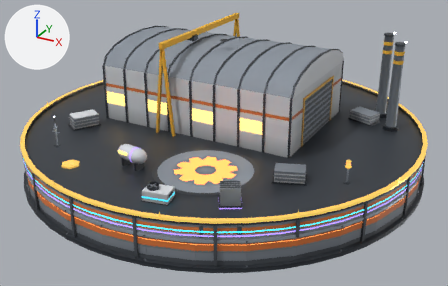
An edit to the glTF model assets/models/fabricator_xl.glb, drawn before and after from the same camera.
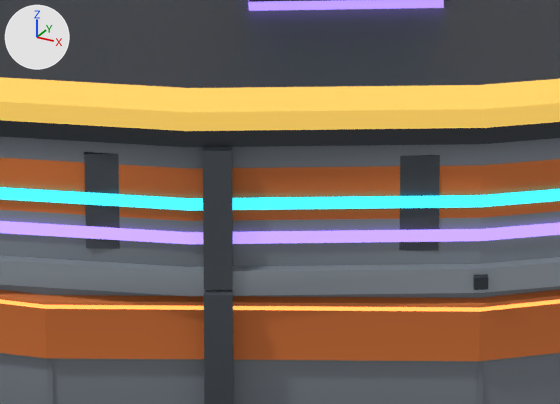
The first picture shows the older version from a 50 mm lens placed at (17.9, -32.5, 17.3), pointed at (0.5, -0.9, 1.5). The close-ups show the older and then the newer version on the part from 42% to 57% of the width and 73% to 90% of the height of that picture. Only the edits that show in the close-ups are written down. Every picture has the same lights, and +X, +Y and +Z are marked at upper left.

The first close-up shows 'Decal_26_L2', 'Decal_26_L3', 'Decal_26_L4', 'Decal_26_L5', 'Roof', 'Upper_25', 'Upper_26', 'Upper_26_Sign', 'Upper_27', 'Wall_25', 'Wall_26', 'Wall_27' and 8 more.
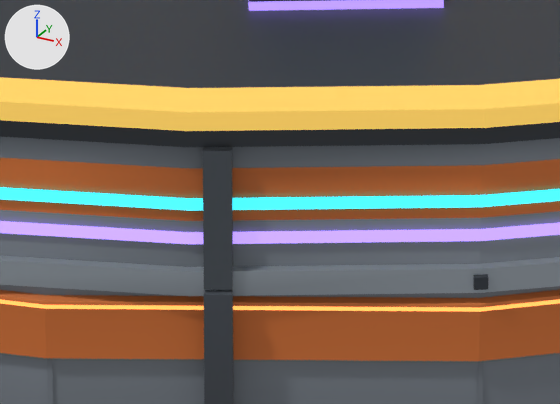
What differs and where, as boxes [x1, y1, x2, y2] in the close-ups (560 x 404 px):
'Upper_26_Sign', deleted: before [84, 152, 440, 251]

The change, as a diff of the scene's bpy script:
```diff
--- a/assets/models/fabricator_xl.glb.py
+++ b/assets/models/fabricator_xl.glb.py
@@ ob_upper_26_sign @@
-ob_upper_26_sign = bpy.data.objects.new('Upper_26_Sign', me_upper_26_sign)
-ob_upper_26_sign.location = (0.0, 0.0, 0.0)
```
